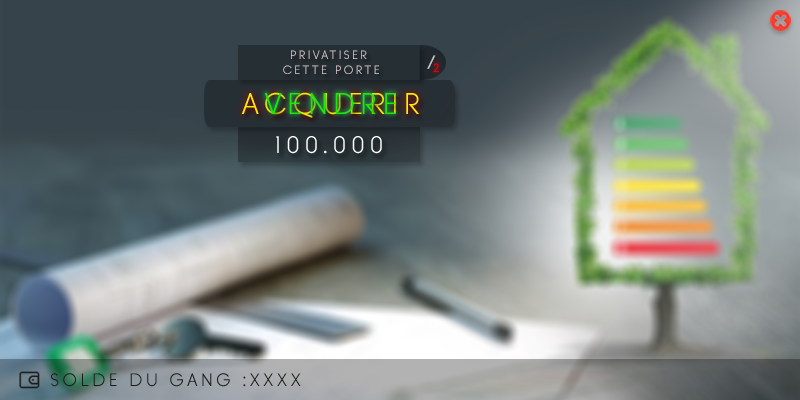
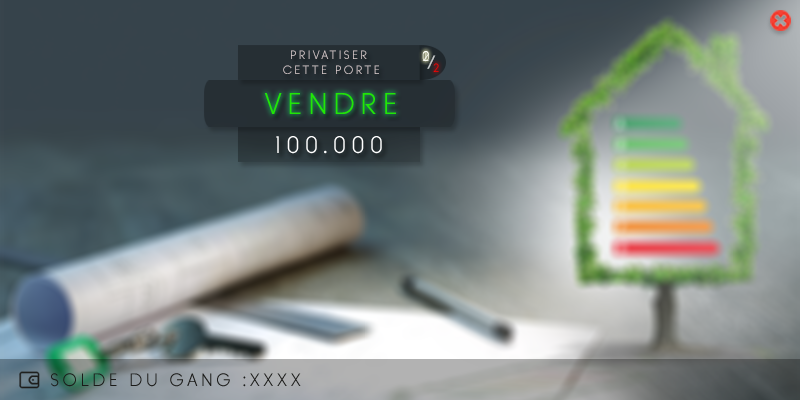
The second 800 × 400 image is a revision of the first. Changes to its layers:
hid "buy" over [236,86,425,124]
showed "2" over [419,47,433,65]
showed "1" over [421,47,431,65]
showed "0" over [418,47,433,65]
